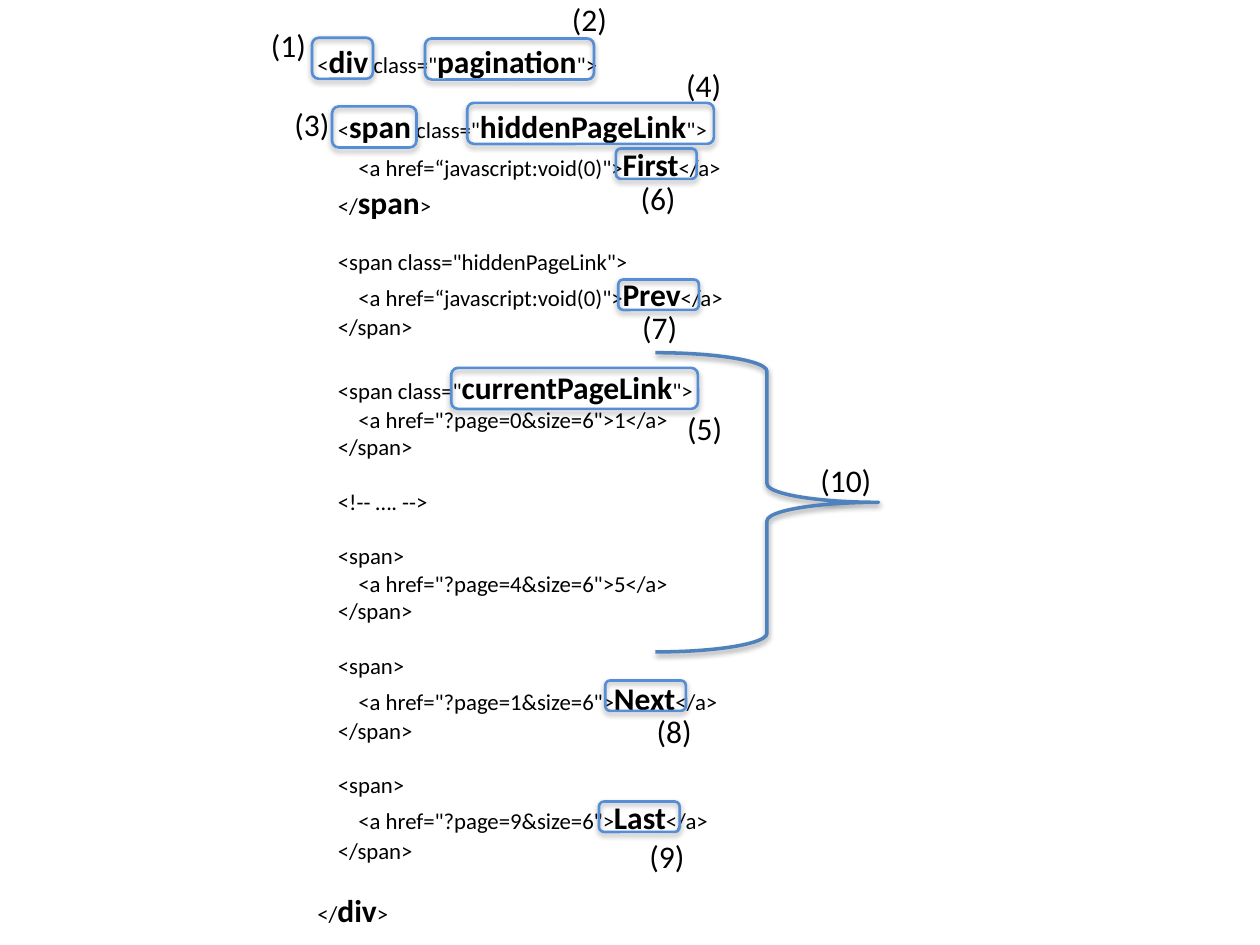
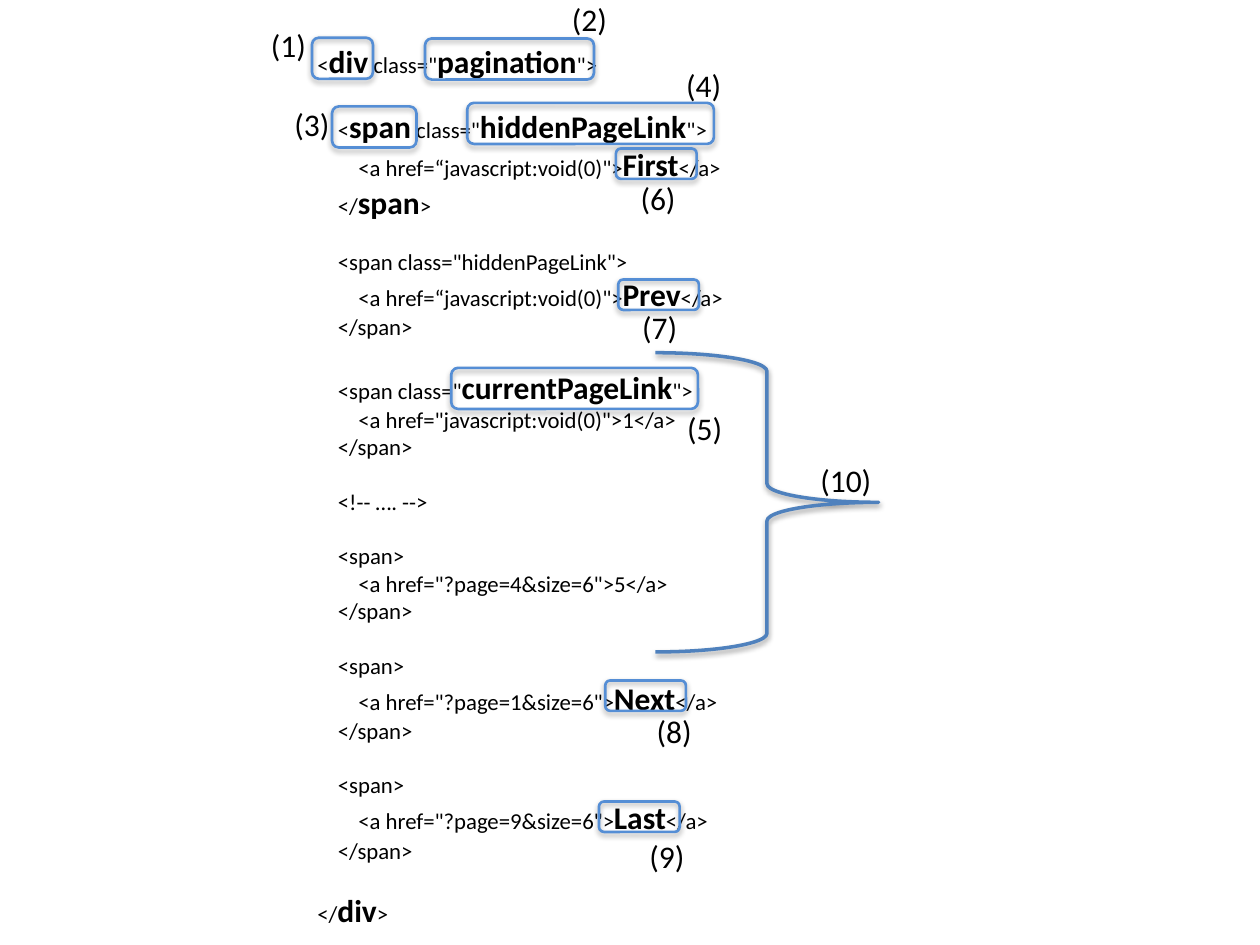
Before and after one commit to garbagetown/guideline, a slide deck: slide 8 of source/ArchitectureInDetail/images_Pagination/materialPagination.pptx. Drawn at 1260x945 pixels with LibreOffice and Linux fonts; fonts in the diff are those of the drawing. Boxes give left, top, right and bottom in pixels: in the first picture for what was removed or moved away, otherwise in the second. Text is boxed around its words. In the diff, an @@ line names an element or a change of style, - is before the commit and + after.

```diff
--- a/source/ArchitectureInDetail/images_Pagination/materialPagination.pptx
+++ b/source/ArchitectureInDetail/images_Pagination/materialPagination.pptx
@@ text at bbox=[358, 408, 676, 432]: text changed @@
-<a href="?page=0&size=6">1</a>
+<a href="javascript:void(0)">1</a>
```
Also in this commit, not shown: 2 other slides changed, 4 other files.
